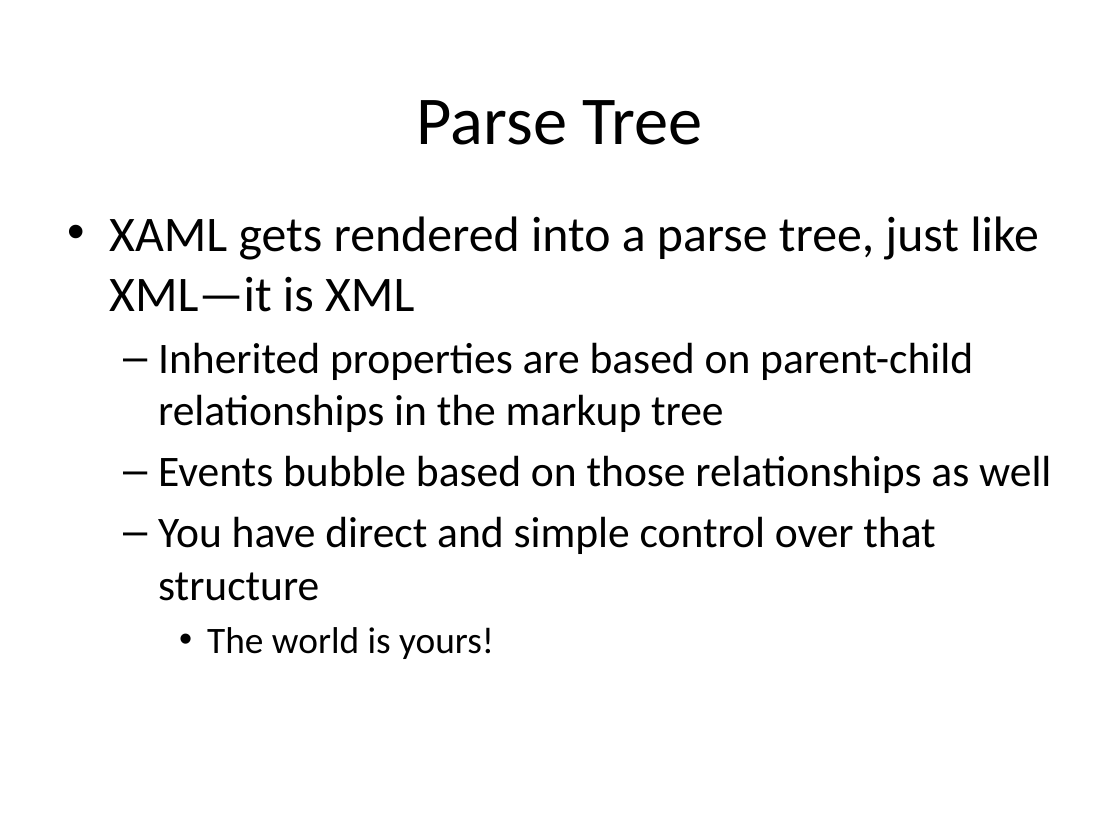
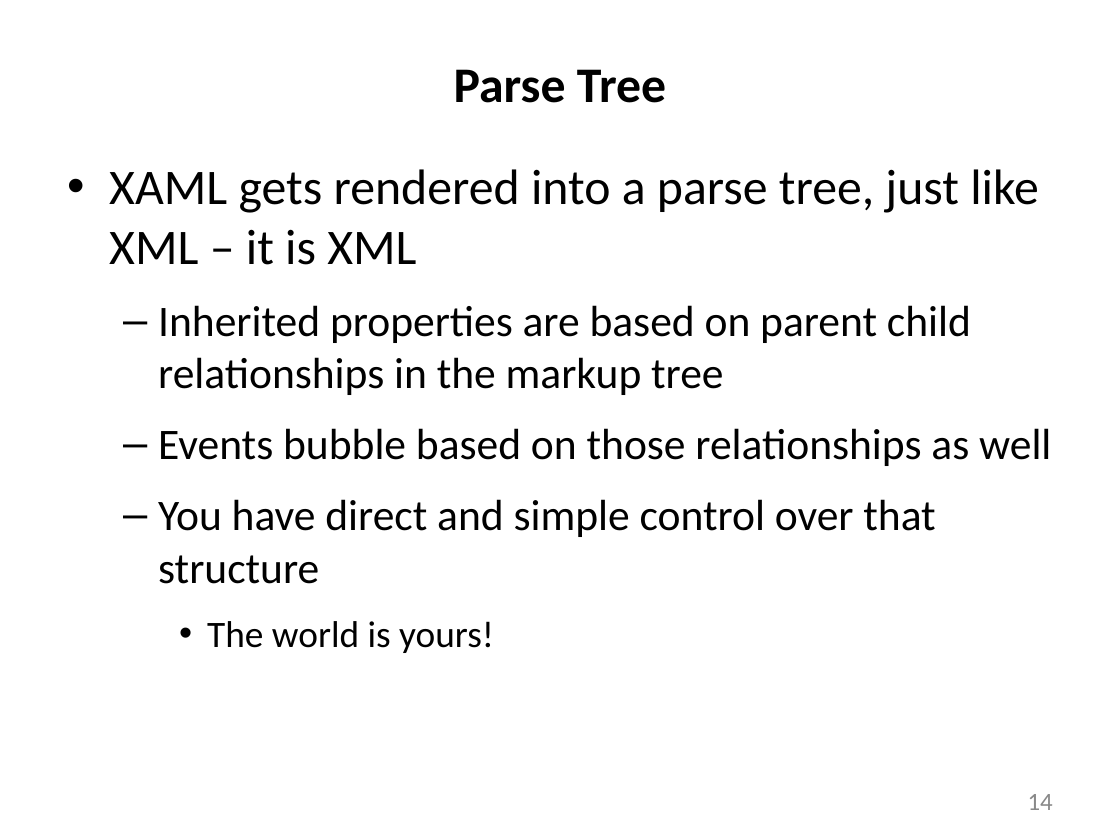
Before and after one commit to JimFawcett/JimFawcett.github.io, a slide deck: slide 14 of Resources/WindowsPresentationFoundation.pptx (slide 13 before the commit). Drawn at 1120x840 pixels with LibreOffice and Linux fonts; fonts in the diff are those of the drawing. Boxes give left, top, right and bottom in pixels: in the first picture for what was removed or moved away, otherwise in the second. Text is boxed around its words. In the diff, an @@ line names an element or a change of style, - is before the commit and + after.

```diff
--- a/Resources/WindowsPresentationFoundation.pptx
+++ b/Resources/WindowsPresentationFoundation.pptx
@@ title "Parse Tree": place and size @@
-title "Parse Tree" at [417,100,703,145]
+title "Parse Tree" at [454,69,666,103]
@@ title "Parse Tree" at [454,69,666,103]: size 44 to 32 pt, bold on @@
@@ text "XAML gets rendered into a ...": place and size @@
-text "XAML gets rendered into a ..." at [109,216,1051,659]
+text "XAML gets rendered into a ..." at [109,169,1051,653]
@@ text at [109,169,1039,395]: text changed @@
-• XAML gets rendered into a parse tree, just like XML—it is XML
-  – Inherited properties are based on parent-child relationships in the markup tree
+• XAML gets rendered into a parse tree, just like XML – it is XML
+  – Inherited properties are based on parent child relationships in the markup tree
@@ text at [158,428,1051,653]: more space between paragraphs @@
@@ page number added at [1028,794,1053,810], 16 pt, text #898989 @@
+14
```
Also in this commit, not shown: 32 other slides changed, 6 slides added, 5 slides removed, 9 other files.
